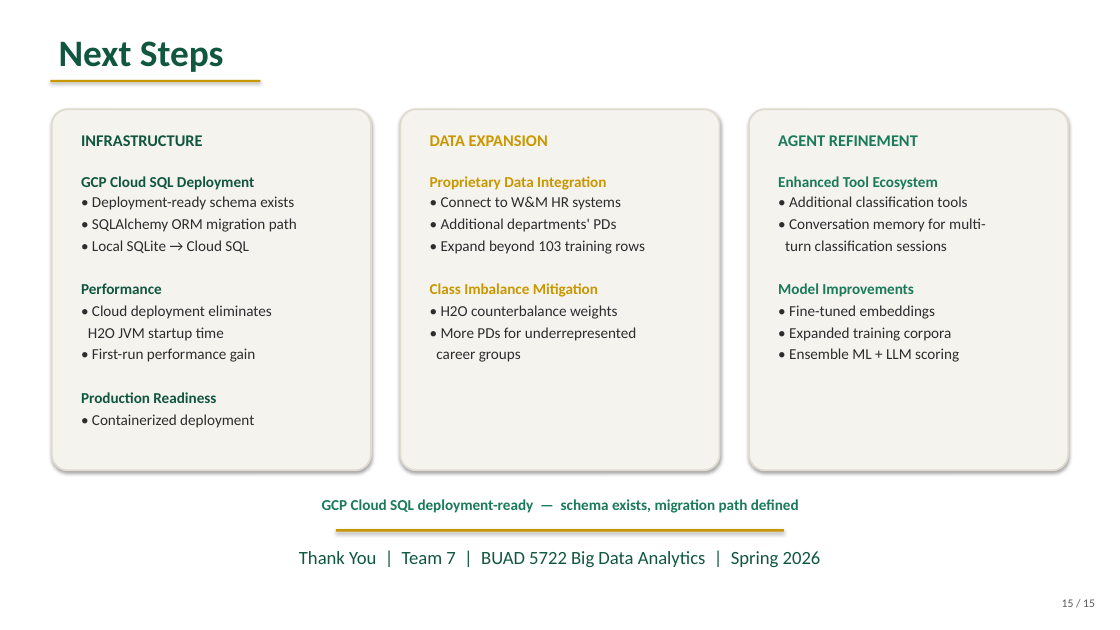
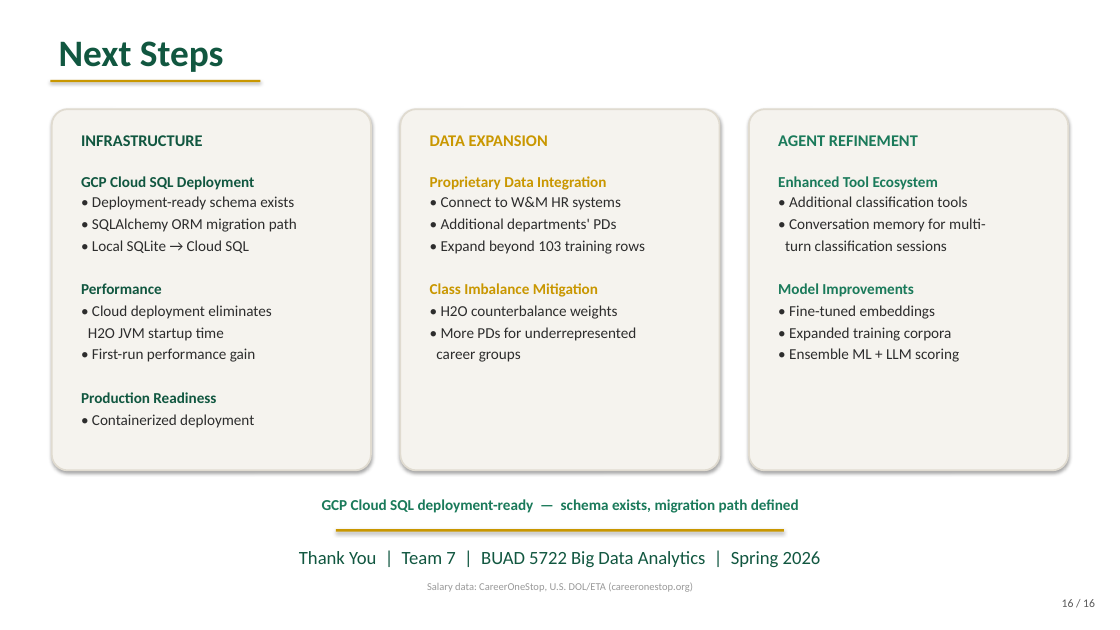
Before and after one commit to MSBA-Spring2026-Team-7/GRIFFIN-HR-Classification, a slide deck: slide 16 of ppt/GRIFFIN_BigData_Presentation.pptx (slide 15 before the commit). Drawn at 1120x630 pixels with LibreOffice and Linux fonts; fonts in the diff are those of the drawing. Boxes give left, top, right and bottom in pixels: in the first picture for what was removed or moved away, otherwise in the second. Text is boxed around its words. In the diff, an @@ line names an element or a change of style, - is before the commit and + after.

```diff
--- a/ppt/GRIFFIN_BigData_Presentation.pptx
+++ b/ppt/GRIFFIN_BigData_Presentation.pptx
@@ text added at [427,583,693,592], 9 pt, text #999999 @@
+Salary data: CareerOneStop, U.S. DOL/ETA (careeronestop.org)
@@ text at [1062,599,1095,607]: text changed @@
-15 / 15
+16 / 16
```
Also in this commit, not shown: 13 other slides changed, 2 slides added, 1 slide removed, 3 other files.
